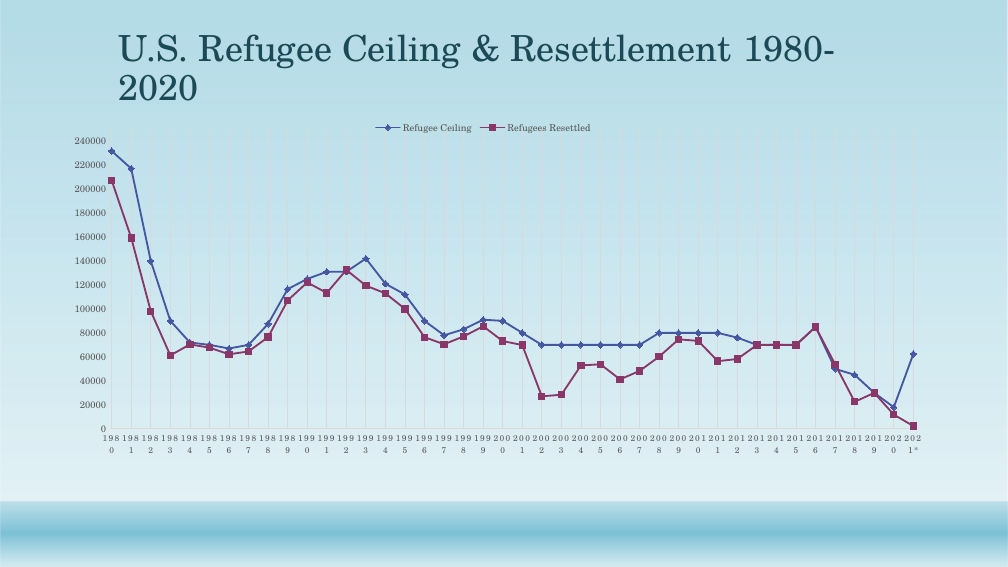
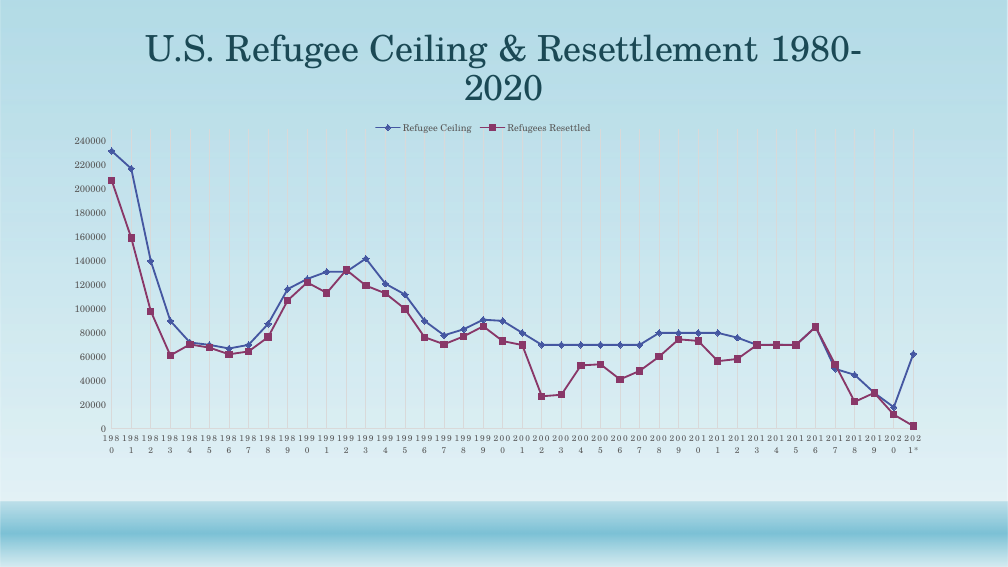
Before and after one commit to Abdullah0930/Refugee-Immigrants-to-U.S, a slide deck: slide 4 of Capstone/Refugees in U.S.pptx. Drawn at 1008x567 pixels with LibreOffice and Linux fonts; fonts in the diff are those of the drawing; background and template pictures are left out. Boxes give left, top, right and bottom in pixels: in the first picture for what was removed or moved away, otherwise in the second. Text is boxed around its words. In the diff, an @@ line names an element or a change of style, - is before the commit and + after.

```diff
--- a/Capstone/Refugees in U.S.pptx
+++ b/Capstone/Refugees in U.S.pptx
@@ title "U.S. Refugee Ceiling & Resettlement ..." at (146, 34, 863, 101): alignment left to centre @@
```
Also in this commit, not shown: 8 other slides changed, 1 slide added, 17 other files.
